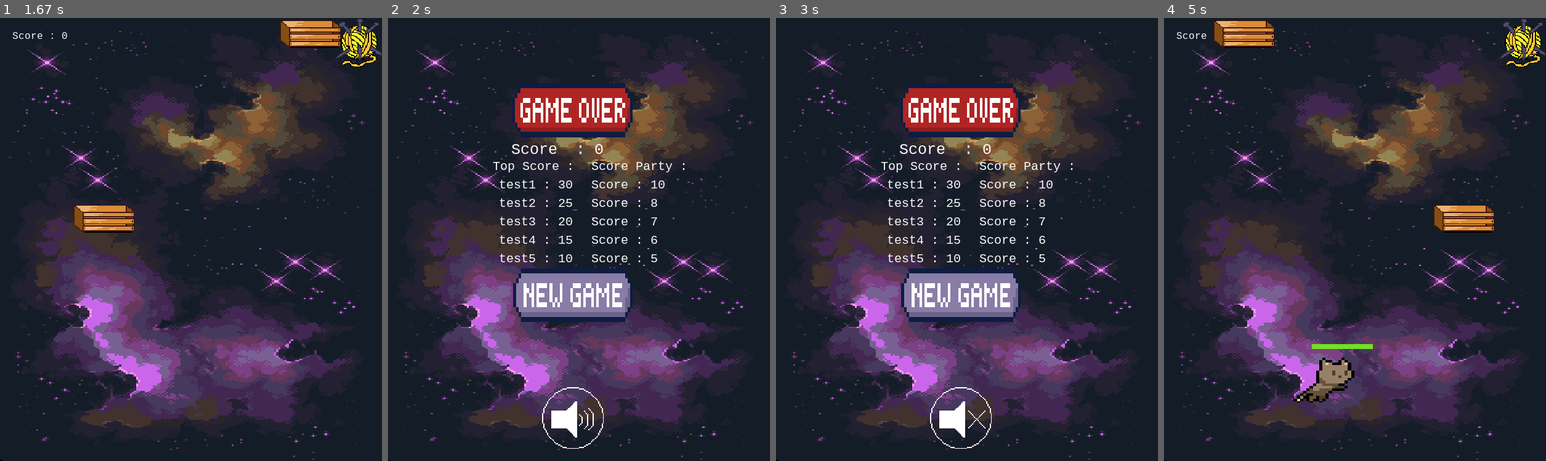
Above: before the commit, frames 1-4 (left to right).
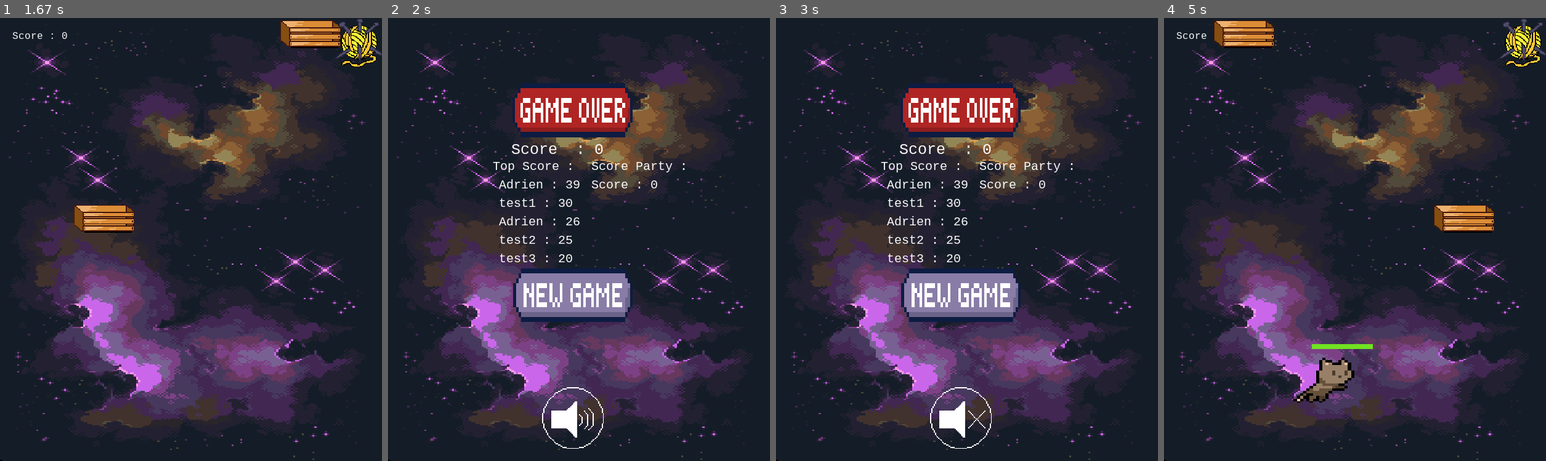
Above: after the commit, the same moments.

Repository: Padrien22/pygame_Ad_Pouyat
Game: pygame game, started from main.py
Same seed, same stepped clock (60 frames per second), same inputs: the game is played once before the commit and once after it.
Inputs (mouse positions are in pixels of both pictures, inside the frame that each line leads up to):
- Up to frame 1 (1.67 s): press the mouse at (183, 235) at 0.37 s; move the mouse to (129, 288) at 0.47 s; release the mouse at (72, 341) at 0.6 s; press the mouse at (183, 235) at 0.7 s; move the mouse to (137, 155) at 0.8 s; release the mouse at (91, 75) at 0.93 s; press the mouse at (183, 235) at 1.03 s; move the mouse to (126, 261) at 1.13 s; release the mouse at (68, 292) at 1.27 s; press the mouse at (183, 235) at 1.37 s; move the mouse to (236, 150) at 1.47 s; release the mouse at (290, 71) at 1.6 s
- Up to frame 2 (2 s): no input
- Up to frame 3 (3 s): press the mouse at (959, 416) at 2.2 s; move the mouse to (978, 412) at 2.3 s; release the mouse at (993, 407) at 2.43 s; press the mouse at (959, 416) at 2.53 s; move the mouse to (913, 319) at 2.63 s; release the mouse at (863, 221) at 2.77 s; press the mouse at (959, 416) at 2.87 s; move the mouse to (947, 350) at 2.97 s
- Up to frame 4 (5 s): release the mouse at (1320, 283) at 3.1 s; press the mouse at (1286, 354) at 3.2 s; move the mouse to (1320, 257) at 3.3 s; release the mouse at (1358, 155) at 3.43 s; press the mouse at (1286, 354) at 3.53 s; move the mouse to (1381, 376) at 3.63 s; release the mouse at (1481, 398) at 3.77 s; press the mouse at (1347, 416) at 3.87 s; move the mouse to (1332, 394) at 3.97 s; release the mouse at (1316, 372) at 4.1 s; press the mouse at (1347, 416) at 4.2 s; move the mouse to (1381, 407) at 4.3 s; release the mouse at (1412, 394) at 4.43 s; press the mouse at (1347, 416) at 4.53 s; move the mouse to (1290, 390) at 4.63 s; release the mouse at (1232, 359) at 4.77 s; press the mouse at (1347, 235) at 4.87 s; move the mouse to (1297, 195) at 4.97 s

Frame 1 is identical in both runs. In frame 2, 0.9% of the frame differs, in the area x 29-73%, y 36-56%; in frame 3, 0.9%; in frame 4, nothing differs.

Commit message:
simplifier

Diff:
--- a/game.py
+++ b/game.py
@@ -200,57 +200,32 @@
         self.spawn_box(0)
         self.spawn_box(- 200)
 
-    def game_over(self, screen):
-        # quand cette fonction est appelée elle indique la fin de la partie
-        # elle affiche le score
-        # elle propose de jouer une nouvelle parti
+    def reinitialiser(self):
+
+        # nouvelle parti
         self.is_playing = False
 
-        # importer page fin de jeux bouton nouvel partie
-        novel_partie, novel_partie_rect = self.cree_image("assets/new_game_button.png", (200, 100), 200, 400)
-        screen.blit(novel_partie, novel_partie_rect)
-
-        # importer page fin de jeux
-        fin_jeux, fin_jeux_rect = self.cree_image("assets/game_over.png", (200, 100), 200, 100)
-        screen.blit(fin_jeux, fin_jeux_rect)
-
-        # importer page midification au son
-        self.accueil.son_rect.x = 250
-        self.accueil.son_rect.y = 600
-        screen.blit(self.accueil.son_image, self.accueil.son_rect)
-
-        # on enregistre le nouveau score
-        if self.niveaux.sauve_garder:
-            self.niveaux.enregistrer()
-            self.niveaux.sauve_garder = False
-        # afficher le score
-        font = pygame.font.SysFont("monospace", 25)
-        score_text = font.render(f"Score {self.niveaux.nom_du_joueur} : {self.niveaux.score}", True, (250, 250, 250))
-        screen.blit(score_text, (200, 200))
-        # afficher tous les scores
-        font = pygame.font.SysFont("monospace", 20)
-        score_text = font.render(f"Score Party : ", True, (250, 250, 250))
-        screen.blit(score_text, (330, 230))
-        # afficher les top scores
-        score_text = font.render(f"Top Score : ", True, (250, 250, 250))
-        screen.blit(score_text, (170, 230))
-        for i in range(5):
-            if len(self.niveaux.game_score) != 0:
-                score_text = font.render(f"Score : {self.niveaux.game_score[i]}", True, (250, 250, 250))
-                screen.blit(score_text, (330, 260 + i*30))
-            score_text = font.render(f"{self.niveaux.nom[i]} : {self.niveaux.top_score[i]}", True, (250, 250, 250))
-            screen.blit(score_text, (180, 260 + i*30))
         # on met tout à 0
         self.deplacement_du_chat = "en attente"
+
+        # on rememt le chat en position de depard
         self.position_du_chat = 0
+
         self.tombe = False
         self.colision = 0
         self.predre_de_la_vie = 0
         self.player.traject_du_chat = []
         self.colision_true = False
         self.colision_premier = False
+
+        # on remet la bar de vie du joueur
         self.player.stamina = self.player.stamina_max
+
+        # la longuer de la trajectoire revien a l'origine
         self.player.indice = 15
+
+        # remet le niveux a 0
+        self.niveaux.passer_le_niveau = 0
 
         # réinitialiser les objets
         self.all_box = pygame.sprite.Group()
@@ -259,9 +234,60 @@
         self.player.rect.x = 210
         self.player.rect.y = 550
 
+    def score_fin(self, screen):
+        # importer page modification du son
+        self.accueil.son_rect.x = 250
+        self.accueil.son_rect.y = 600
+        screen.blit(self.accueil.son_image, self.accueil.son_rect)
+
+        # on enregistre le nouveau score
+        if self.niveaux.sauve_garder:
+            self.niveaux.enregistrer(False)
+            self.niveaux.sauve_garder = False
+
+        # afficher le score
+        font = pygame.font.SysFont("monospace", 25)
+        score_text = font.render(f"Score {self.niveaux.nom_du_joueur} : {self.niveaux.score}", True, (250, 250, 250))
+        screen.blit(score_text, (200, 200))
+
+        # afficher scores
+        font = pygame.font.SysFont("monospace", 20)
+        score_text = font.render(f"Score Party : ", True, (250, 250, 250))
+        screen.blit(score_text, (330, 230))
+        score_text = font.render(f"Top Score : ", True, (250, 250, 250))
+        screen.blit(score_text, (170, 230))
+
+        # afficher les top scores
+        for i in range(5):
+            if i < len(self.niveaux.game_score):
+                score_text = font.render(f"Score : {self.niveaux.game_score[i]}", True, (250, 250, 250))
+                screen.blit(score_text, (330, 260 + i * 30))
+            score_text = font.render(f"{self.niveaux.nom[i]} : {self.niveaux.top_score[i]}", True, (250, 250, 250))
+            screen.blit(score_text, (180, 260 + i * 30))
+
+    def game_over(self, screen):
+        # quand cette fonction est appelée elle indique la fin de la partie
+
+        self.reinitialiser()
+        self.score_fin(screen)
+        self.interaction(screen)
+
+    def interaction(self, screen):
+        # importer page fin de jeux bouton nouvel partie
+        novel_partie, novel_partie_rect = self.cree_image("assets/new_game_button.png", (200, 100), 200, 400)
+        screen.blit(novel_partie, novel_partie_rect)
+
+        # importer page fin de jeux
+        fin_jeux, fin_jeux_rect = self.cree_image("assets/game_over.png", (200, 100), 200, 100)
+        screen.blit(fin_jeux, fin_jeux_rect)
+
+        # acction a menner
         for event in pygame.event.get():
             # quitter le jeu
             if event.type == pygame.QUIT:
+                self.niveaux.game_score = []
+                self.niveaux.enregistrer(True)
+
                 self.running = False
                 pygame.quit()
             # commencer une nouvel party
--- a/main.py
+++ b/main.py
@@ -31,7 +31,6 @@
 
 # jeu lancé
 while game.running:
-
     # metre le son
     game.sound_manager.play('ambiance')
 
@@ -74,6 +73,9 @@
         for event in pygame.event.get():
             # quitter le jeu
             if event.type == pygame.QUIT:
+                game.niveaux.game_score = []
+                game.niveaux.enregistrer(True)
+
                 game.running = False
                 pygame.quit()
 
@@ -132,6 +134,7 @@
             elif event.type == pygame.KEYDOWN:
                 if donne_son_nom:
                     if event.unicode == '\r':
+                        game.start()
                         donne_son_nom = False
                     elif event.unicode == ' ':
                         game.niveaux.nom_du_joueur = ""
--- a/niveau_du_jeux.py
+++ b/niveau_du_jeux.py
@@ -17,7 +17,7 @@
     def dif(self):
         if self.passer_le_niveau == 0:
             self.niveau_1()
-        elif self.passer_le_niveau == 1 and self.score % 5 == 0:
+        elif self.passer_le_niveau == 1 and self.score % 5 == 0 and self.score % 15 != 0:
             self.niveau_2()
         elif self.passer_le_niveau == 2 and self.score % 10 == 0:
             self.niveau_3()
@@ -51,30 +51,40 @@
         self.niveau_1()
         self.passer_le_niveau = 1
 
-    def lire_txt(self):
+    def lire_txt(self, sup):
         self.lignes = []
         scrore_total = open('score.txt', "r")
         for ligne in scrore_total:
             self.lignes.append(ligne)
         self.top_score = str(self.lignes[1]).split(",")
-        self.game_score = str(self.lignes[3]).split(",")
+        if not sup:
+            self.game_score = str(self.lignes[3]).split(",")
         self.nom = str(self.lignes[5]).split(",")
 
         for i in range(len(self.top_score)):
             self.top_score[i] = int(self.top_score[i])
-        for i in range(len(self.game_score)):
-            self.game_score[i] = int(self.game_score[i])
-        scrore_total.close()
+        if not sup:
+            for i in range(len(self.game_score)):
+                if self.game_score[0] != "\n":
+                    if i == len(self.game_score):
+                        self.game_score[i] = int((self.game_score[i]).split("\n"))
+                    else:
+                        self.game_score[i] = int(self.game_score[i])
+                else:
+                    self.game_score = []
 
-    def enregistrer(self):
+    def enregistrer(self, sup):
         # enregistrer les score
-        self.lire_txt()
-        print(self.game_score, self.top_score)
+        self.lire_txt(sup)
         # on ajoute a la liste des score de la party le nouveau score a sa place :
         poser = True
         i = 0
         while poser:
-            if i == len(self.game_score):
+            if sup:
+                poser = False
+            elif len(self.game_score) == 0:
+                self.game_score.append(self.score)
+            elif i == len(self.game_score):
                 if self.score != self.game_score[i-1]:
                     self.game_score.append(self.score)
                 poser = False
@@ -85,15 +95,14 @@
                 poser = False
             else:
                 i += 1
-
         # on ajoute a la liste des top score le nouveau score a sa place :
         poser = True
         i = 0
         while poser:
             if i == len(self.top_score):
                 poser = False
-            elif self.score > self.top_score[i]:
-                if self.score != self.game_score[i-1]:
+            elif self.score >= self.top_score[i]:
+                if self.score != self.top_score[i]:
                     self.top_score.insert(i, self.score)
                     self.nom.insert(i, self.nom_du_joueur)
                     self.nom.pop(len(self.nom)-1)
@@ -102,11 +111,15 @@
             else:
                 i += 1
 
+        i = 0
         # trasformer en texte :
         text_game = ""
-        for i in range(len(self.game_score) - 1):
-            text_game += str(self.game_score[i]) + ","
-        text_game += str(self.game_score[i + 1]) + "\n"
+        if len(self.game_score) != 0:
+            for i in range(len(self.game_score) - 1):
+                text_game += str(self.game_score[i]) + ","
+            text_game += str(self.game_score[i]) + "\n"
+        else:
+            text_game = "\n"
 
         text_top = ""
         for i in range(len(self.top_score) - 1):
--- a/score.txt
+++ b/score.txt
@@ -1,6 +1,6 @@
 Top score :
-30,25,20,15,10
+39,30,26,25,20
 score de la party :
-10,8,7,6,5,4,3,2,1,0
+
 nom :
-test1,test2,test3,test4,test5
+Adrien,test1,Adrien,test2,test3
Not shown, added: Readme.txt
